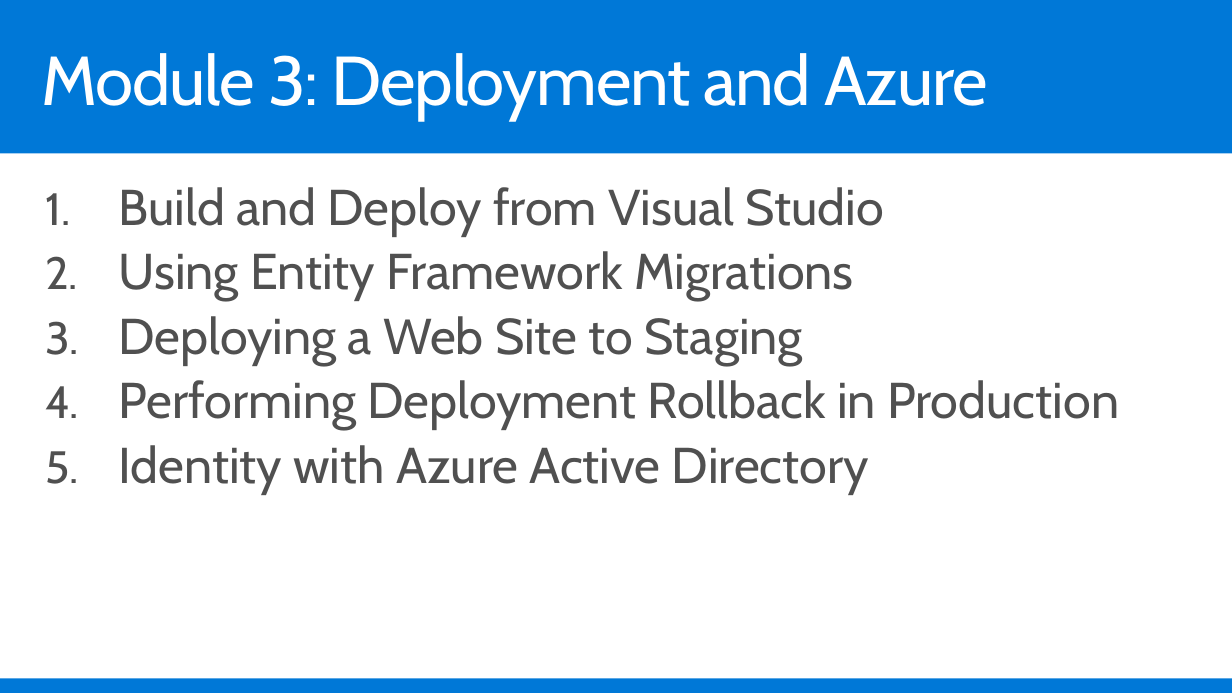
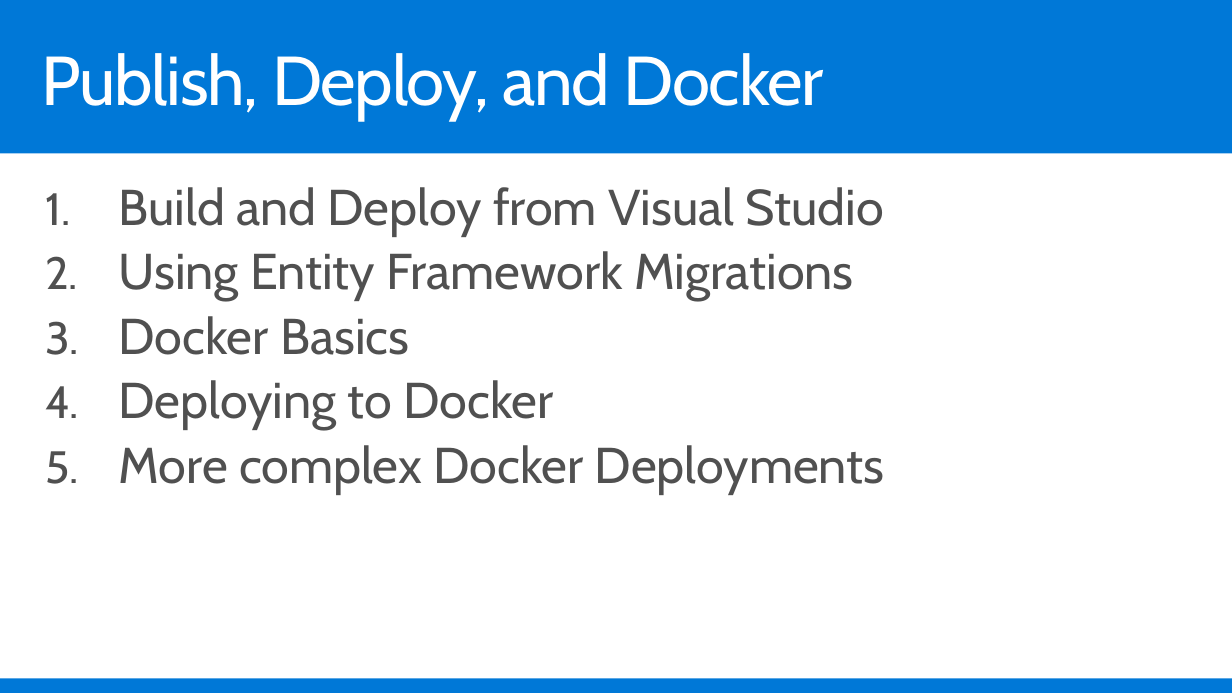
Before and after one commit to csharpfritz/Workshop-PublishAspNetCore, a slide deck: slide 4 of Slides/PublishAspNetCore.pptx (slide 5 before the commit). Drawn at 1232x693 pixels with LibreOffice and Linux fonts; fonts in the diff are those of the drawing; background and template pictures are left out. Boxes give left, top, right and bottom in pixels: in the first picture for what was removed or moved away, otherwise in the second. Text is boxed around its words. In the diff, an @@ line names an element or a change of style, - is before the commit and + after.

```diff
--- a/Slides/PublishAspNetCore.pptx
+++ b/Slides/PublishAspNetCore.pptx
@@ title at <box>42,53,823,121</box>: text changed @@
-Module 3: Deployment and Azure
+Publish, Deploy, and Docker
@@ text at <box>119,316,884,494</box>: text changed @@
-3. Deploying a Web Site to Staging
-4. Performing Deployment Rollback in Production
-5. Identity with Azure Active Directory
+3. Docker Basics
+4. Deploying to Docker
+5. More complex Docker Deployments
```
Also in this commit, not shown: 6 other slides changed, 5 slides removed, 7 other files.
